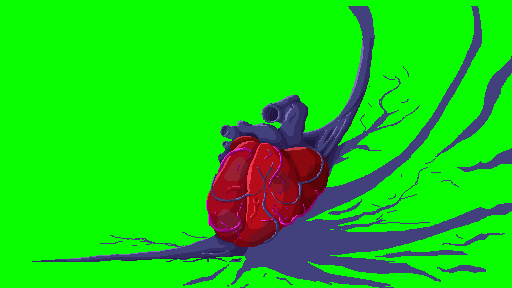
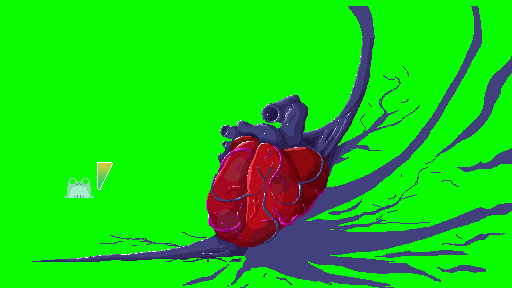
Comparing the layer stacks of the two (512, 288) images. Changes:
added layer "Calque 1 Copie" above "Calque 25" over [64, 178, 94, 198]
added layer "Calque 25" above "Calque 27" over [97, 162, 113, 190]
added layer "Calque 27" above "Calque 26" over [64, 46, 364, 259]
added layer "Calque 26" above "Calque 2" over [98, 163, 112, 190]
added layer "Calque 19" in group "Veines2" over [208, 152, 280, 218]
added layer "Calque 4" in group "Veines1" over [239, 185, 300, 198]
added layer "Calque 1" in group "PartiesPrincipales" over [215, 141, 295, 201]
added layer "Calque 20" in group "PartiesSecondaires" over [235, 136, 297, 148]
added layer "Calque 21" in group "artere1" over [237, 120, 265, 134]
added layer "Calque 22" in group "artere1 Copie" over [260, 95, 292, 125]
added layer "Calque 23" in group "artere1 Copie 2" over [219, 125, 264, 155]
added layer "Calque 24" in group "ArteresFond1" over [77, 56, 361, 259]
painted on "Calque 10 Copie 3" over [351, 46, 364, 96]
